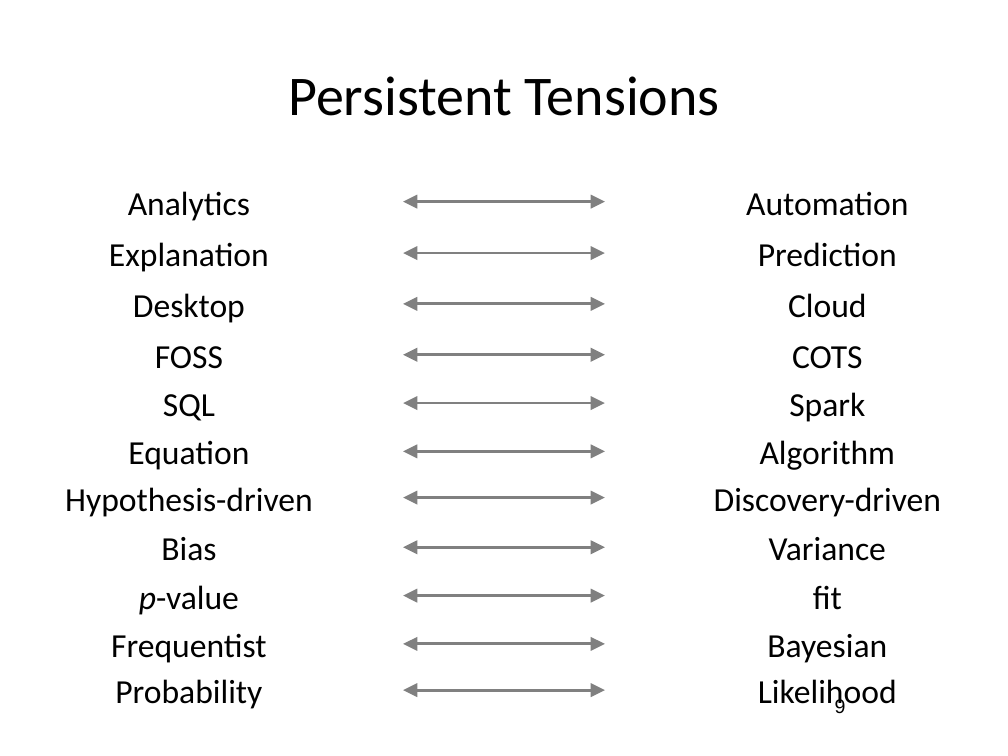
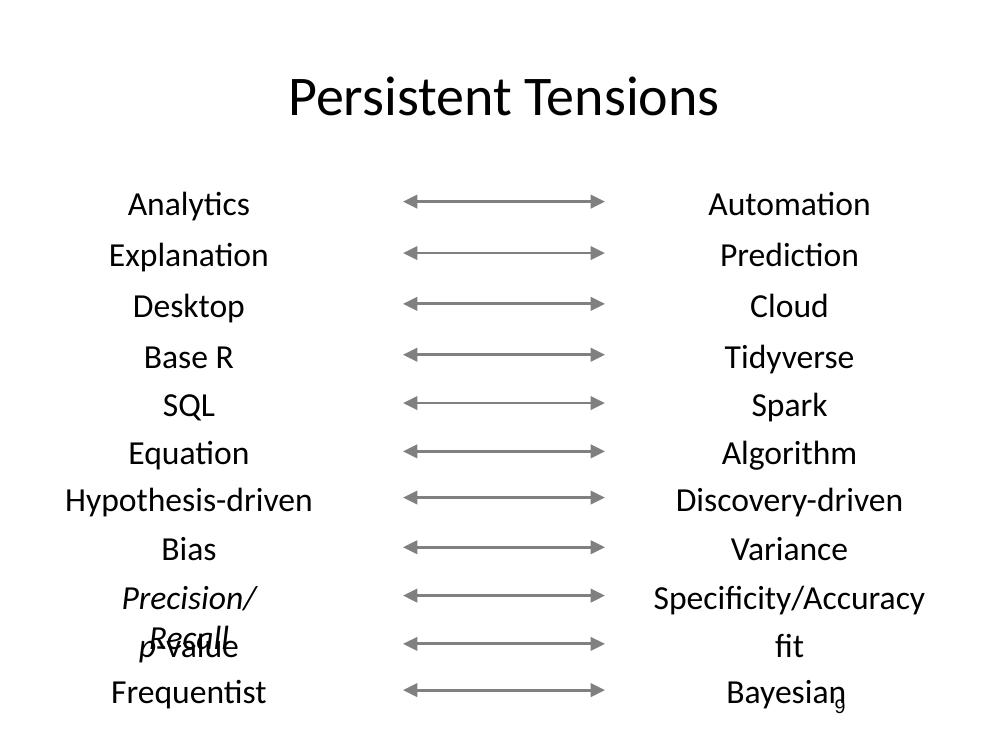
Before and after one commit to wsphd/datajam2018, a slide deck: slide 9 of dj2018.pptx. Drawn at 1008x756 pixels with LibreOffice and Linux fonts; fonts in the diff are those of the drawing. Boxes give left, top, right and bottom in pixels: in the first picture for what was removed or moved away, otherwise in the second. Text is boxed around its words. In the diff, an @@ line names an element or a change of style, - is before the commit and + after.

```diff
--- a/dj2018.pptx
+++ b/dj2018.pptx
@@ text at <box>144,346,234,369</box>: text changed @@
-FOSS
+Base R
@@ text at <box>725,344,855,374</box>: text changed @@
-COTS
+Tidyverse
@@ text "Discovery-driven": place and size @@
-text "Discovery-driven" at <box>714,487,941,517</box>
+text "Discovery-driven" at <box>676,487,903,517</box>
@@ 6 texts: place and size @@
-6 texts at <box>746,191,908,561</box>
+6 texts at <box>708,191,870,561</box>
@@ text added at <box>122,586,257,657</box>, 24 pt, text #000000, italic @@
+Precision/Recall
@@ text added at <box>654,585,925,615</box>, 24 pt, text #000000 @@
+Specificity/Accuracy
@@ text "p-value" rewrapped from <box>139,585,239,615</box> to <box>139,629,239,663</box> @@
@@ text "fit": place and size @@
-text "fit" at <box>813,585,842,610</box>
+text "fit" at <box>775,633,804,658</box>
@@ text "Frequentist": place and size @@
-text "Frequentist" at <box>111,633,266,663</box>
+text "Frequentist" at <box>111,679,266,709</box>
@@ text removed at <box>115,679,262,709</box> @@
-Probability
@@ text "Bayesian": place and size @@
-text "Bayesian" at <box>767,634,887,663</box>
+text "Bayesian" at <box>726,680,846,712</box>
@@ text removed at <box>758,679,897,712</box> @@
-Likelihood
```
Also in this commit, not shown: 3 other slides changed, 2 slides removed, 1 other file.
